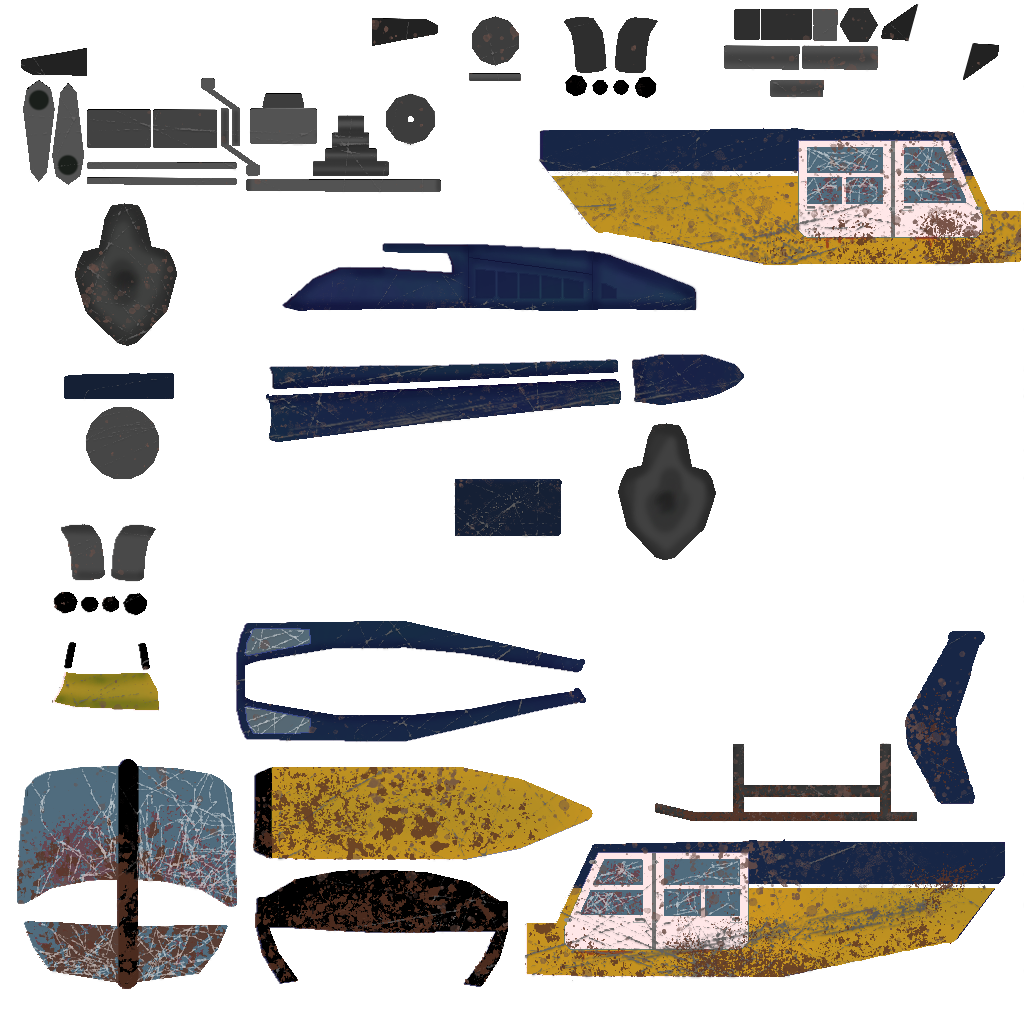
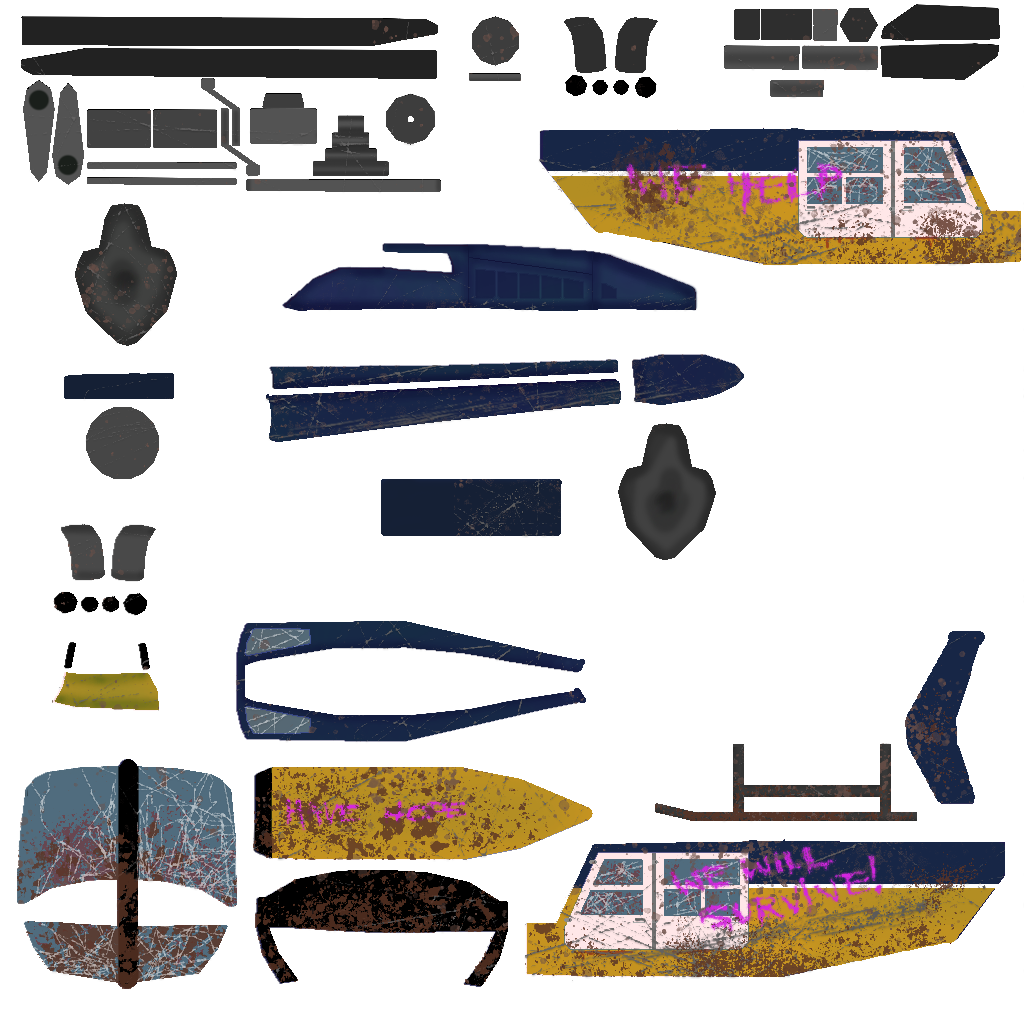
Layered file, before and after one edit (w=1024, h=1024). Changes by layer:
"Layer 3": opacity 82% → 100%, painted on it over [21, 8, 1000, 981]
added group "graffiti" with 1 layers above "Vehicle_Bell206SurvivalistDamaged" over [286, 162, 881, 932]
added layer "Layer 8" in group "graffiti" over [286, 162, 881, 932]
added layer "Vehicle_Bell206Survivalist" above "Layer 7" over [21, 4, 1000, 981]
